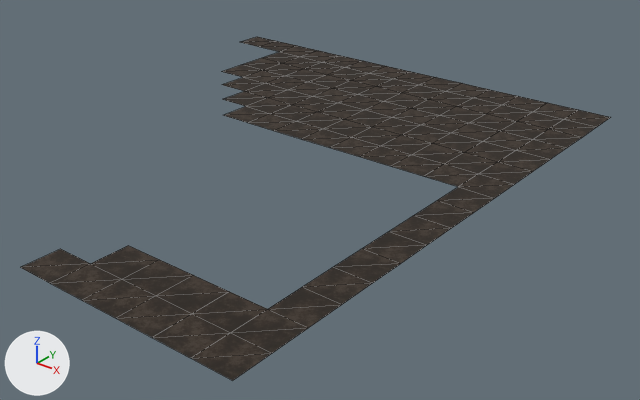
What one commit did to the glTF model Assets/3D/CaveCamp/floor_-1_-9.glb.
The view is the same before and after, from a 50 mm lens placed at (32.6, 480.0, 36.7), pointed at (-22.9, 549.4, -6.3). Lighting does not change. The marker at lower left points along +X, +Y and +Z. The picture after the commit comes second. Mesh edges are drawn as thin lines. Vertices at exactly the same position are counted once.

The first picture shows 'floor_-1_-9'.
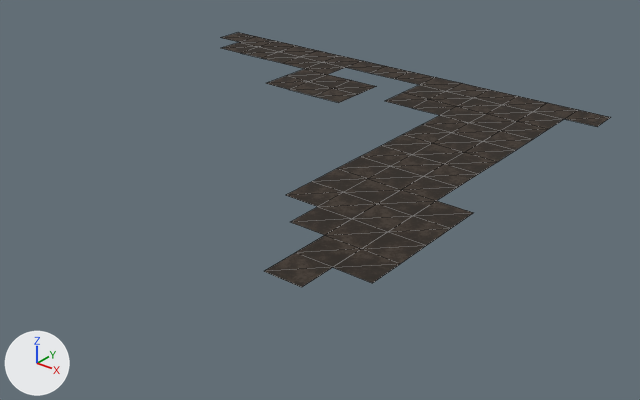
Location of each change, [x1, y1, x2, y2] in pixels of the pictures (640 x 400 px):
'floor_-1_-9', reshaped (34% narrower, 26% shorter): before [20, 37, 611, 381]; after [221, 32, 611, 287]
part 1 of me_floor__1__9, cut back: before [20, 58, 596, 381]; after [221, 32, 458, 287]

The edits, one by one:
me_floor__1__9 is used by ob_floor__1__9; location (0.0, 0.0, 0.0).
me_floor__1__9 had 134 vertices, 196 faces and spanned x -58.0..-2.0, y 514.0..578.0, z 0.0.
me_floor__1__9 now has 100 vertices, 130 faces and spans x -62.0..-2.0, y 526.0..578.0, z 0.0.
Part 1, on me_floor__1__9:
51 vertices are removed from x -50.0..-2.0, y 514.0..570.0, z 0.0.
98 faces are deleted.
6 vertices are added at (-62.0, 578.0, 0.0), (-14.0, 542.0, 0.0), (-14.0, 538.0, 0.0), (-14.0, 534.0, 0.0), (-18.0, 542.0, 0.0), (-18.0, 538.0, 0.0).
11 new vertices lie (-4.0, -4.0, 0.0) away from vertices in x -58.0..-6.0, y 530.0..578.0, z 0.0.
32 new faces join them.
